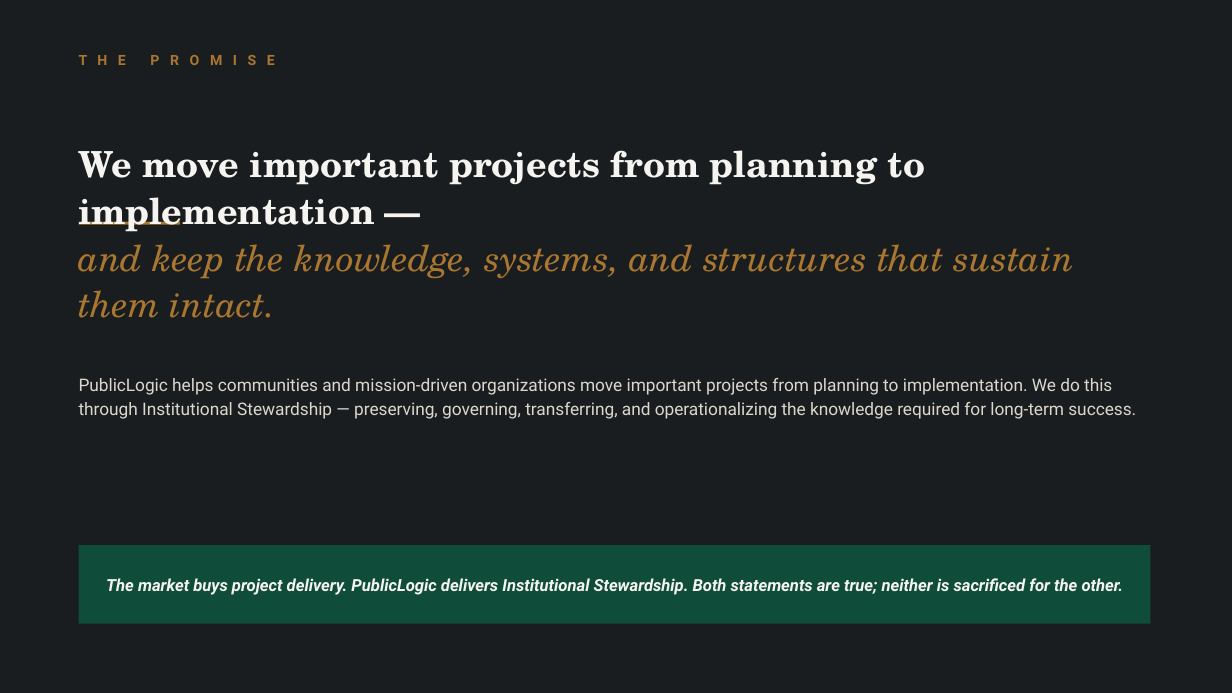
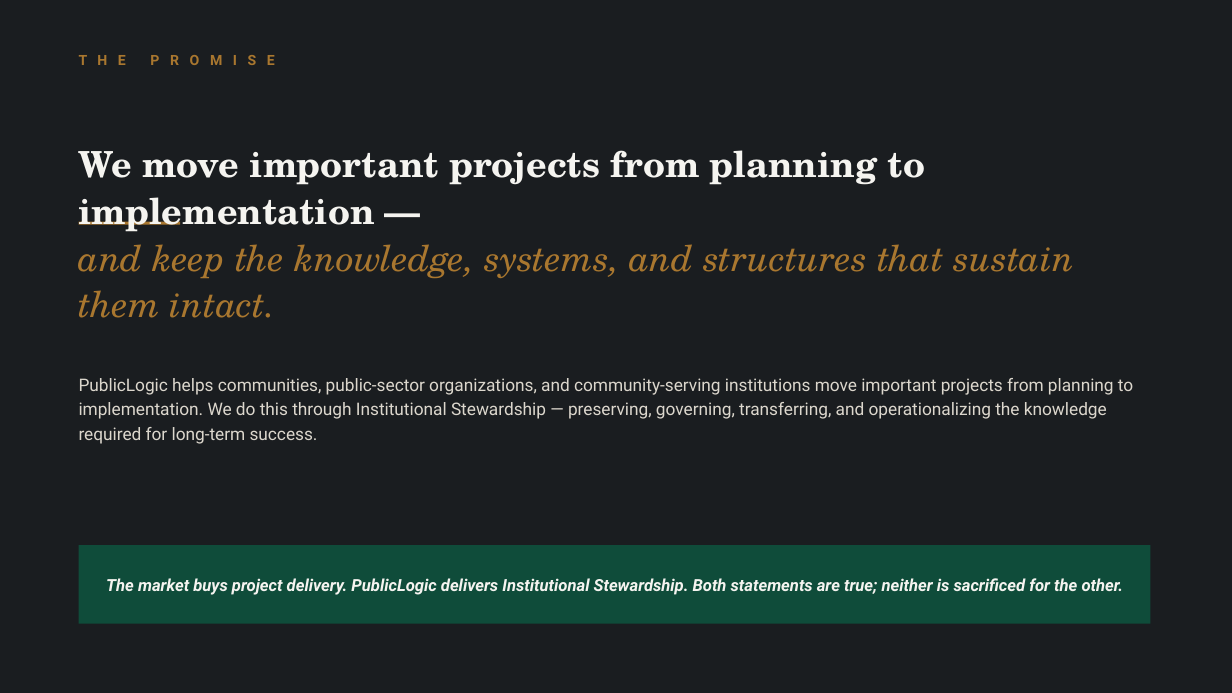
Before and after one commit to 97n8/puddlejumper, a slide deck: slide 12 of docs/business/final_deck/PublicLogic - Capabilities & Positioning (2026-06).pptx. Drawn at 1232x693 pixels with LibreOffice and Linux fonts; fonts in the diff are those of the drawing. Boxes give left, top, right and bottom in pixels: in the first picture for what was removed or moved away, otherwise in the second. Text is boxed around its words. In the diff, an @@ line names an element or a change of style, - is before the commit and + after.

```diff
--- a/docs/business/final_deck/PublicLogic - Capabilities & Positioning (2026-06).pptx
+++ b/docs/business/final_deck/PublicLogic - Capabilities & Positioning (2026-06).pptx
@@ text at (x1=79, y1=378, x2=1133, y2=444): text changed @@
-PublicLogic helps communities and mission-driven organizations move important projects from planning to implementation. We do this through Institutional Stewardship — preserving, governing, transferring, and operationalizing the knowledge required for long-term success.
+PublicLogic helps communities, public-sector organizations, and community-serving institutions move important projects from planning to implementation. We do this through Institutional Stewardship — preserving, governing, transferring, and operationalizing the knowledge required for long-term success.
```
Also in this commit, not shown: 3 other files.
